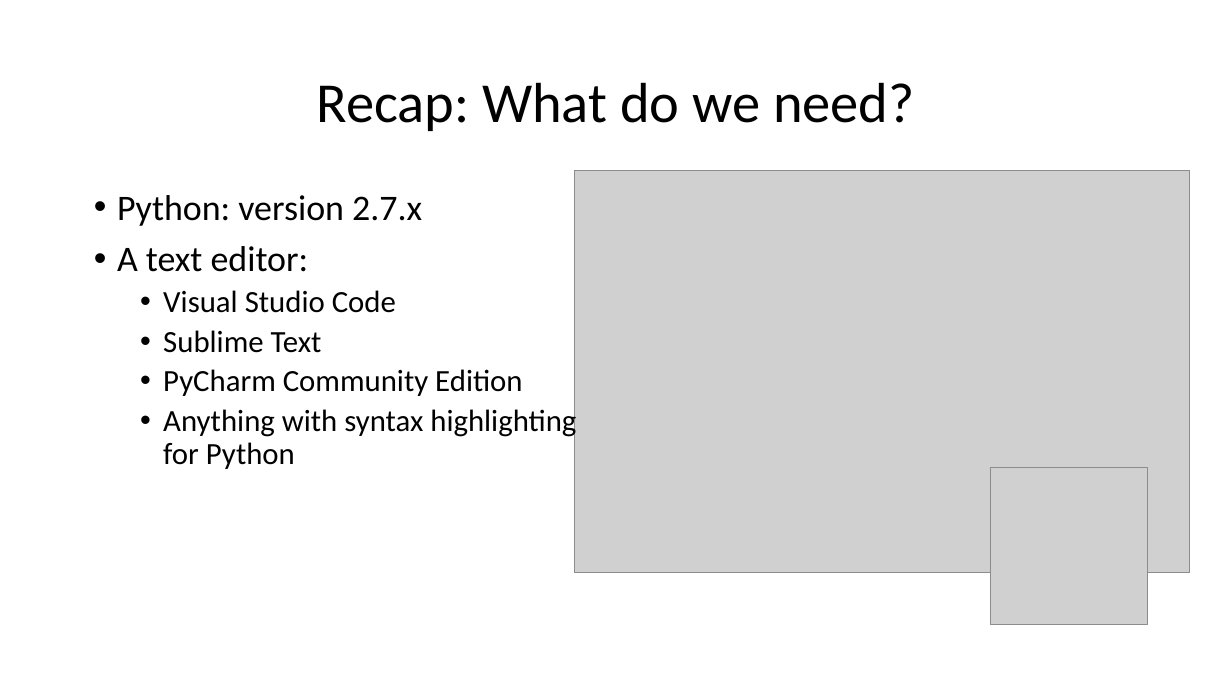
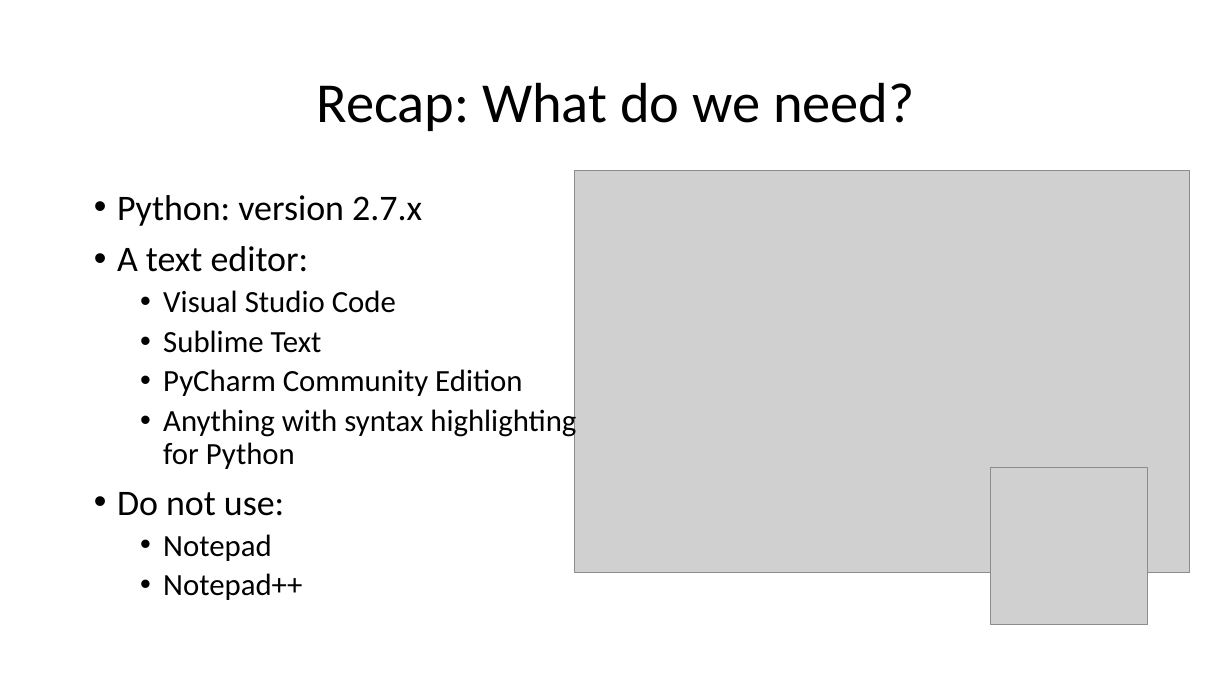
Before and after one commit to wilkotom/python_examples, a slide deck: slide 3 of Python Level 2/Lesson 1/Session 1.pptx. Drawn at 1232x693 pixels with LibreOffice and Linux fonts; fonts in the diff are those of the drawing; grey boxes stand for pictures. Boxes give left, top, right and bottom in pixels: in the first picture for what was removed or moved away, otherwise in the second. Text is boxed around its words. In the diff, an @@ line names an element or a change of style, - is before the commit and + after.

Commit message:
Added IDEs / editors that are banned

```diff
--- a/Python Level 2/Lesson 1/Session 1.pptx
+++ b/Python Level 2/Lesson 1/Session 1.pptx
@@ text at [117, 492, 302, 600]: paragraphs added @@
+• Do not use:
+  • Notepad
+  • Notepad++
```
